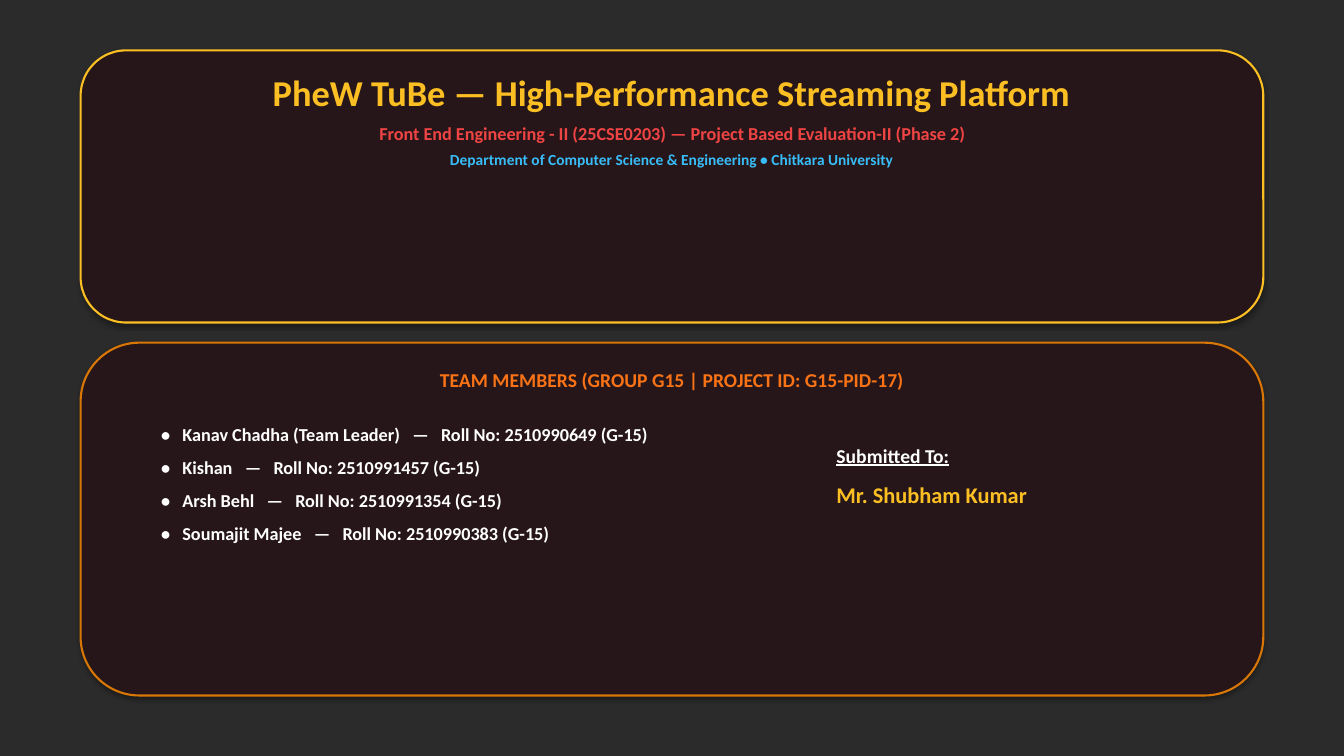
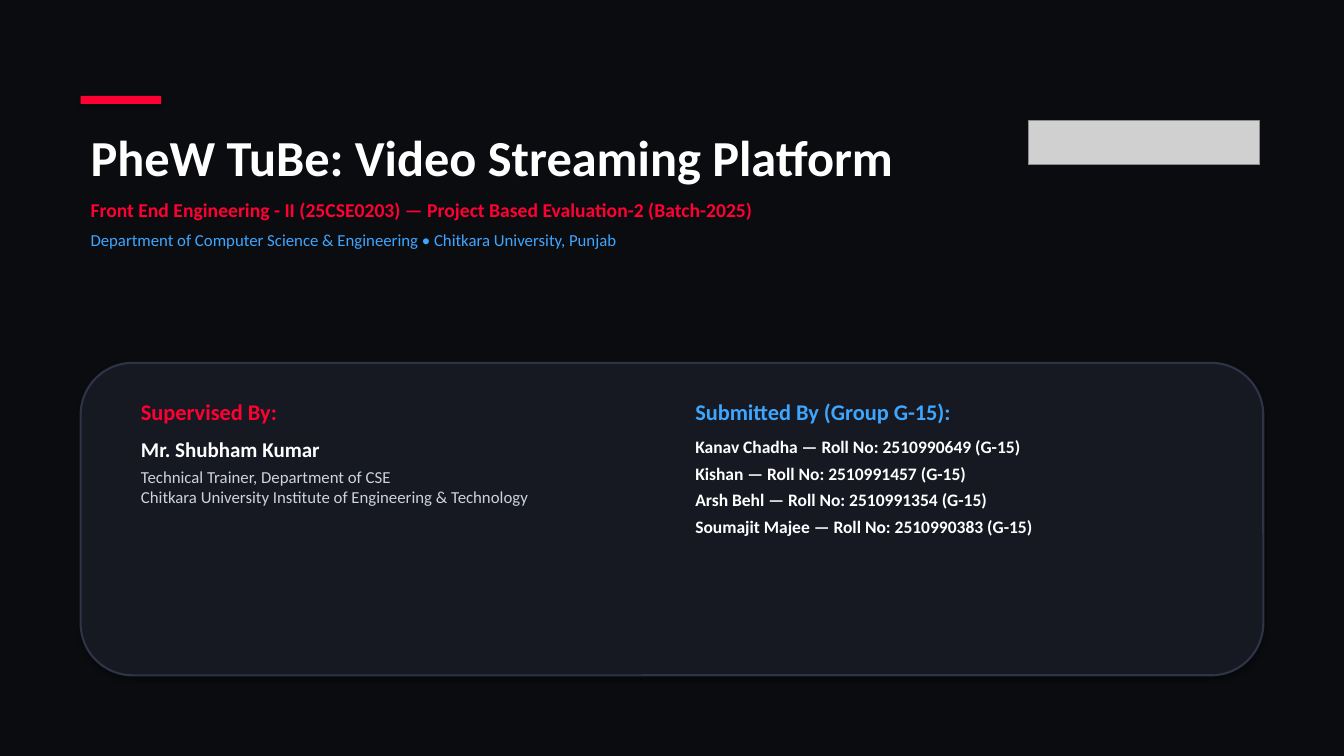
Before and after one commit to kishan-777/Front-End-Engineering_Evaluation-based-project, a slide deck: slide 1 of G15-PID-17.pptx. Drawn at 1344x756 pixels with LibreOffice and Linux fonts; fonts in the diff are those of the drawing; grey boxes stand for pictures; background and template pictures are left out; a plain dark background stands for a picture behind light text. Boxes give left, top, right and bottom in pixels: in the first picture for what was removed or moved away, otherwise in the second. Text is boxed around its words. In the diff, an @@ line names an element or a change of style, - is before the commit and + after.

Commit message:
Restore original Obsidian Pro dark PPT theme and compile master PDF with Chitkara Cover, TOC, and full PPT slides

```diff
--- a/G15-PID-17.pptx
+++ b/G15-PID-17.pptx
@@ background picture (left out) to #FFFFFF @@
@@ rectangle added at <box>0,0,1344,756</box>, fill #0B0C10 @@
@@ rounded rectangle removed at <box>81,50,1263,323</box> @@
@@ rectangle added at <box>81,96,161,104</box>, fill #FF0033 @@
@@ text at <box>91,140,893,249</box>: text changed; size 13 to 14 pt; text colour #EF4444 to #FF0033 @@
-PheW TuBe — High-Performance Streaming Platform
-Front End Engineering - II (25CSE0203) — Project Based Evaluation-II (Phase 2)
-Department of Computer Science & Engineering • Chitkara University
+PheW TuBe: Video Streaming Platform
+Front End Engineering - II (25CSE0203) — Project Based Evaluation-2 (Batch-2025)
+Department of Computer Science & Engineering • Chitkara University, Punjab
@@ picture added at <box>1028,121,1260,164</box> @@
@@ rounded rectangle: place and size @@
-rounded rectangle at <box>81,343,1263,696</box>
+rounded rectangle at <box>81,363,1263,676</box>
@@ rounded rectangle at <box>81,363,1263,676</box>: fill #261619 to #161922; outline #D97706 1.5 pt to #2E3445 1.5 pt @@
@@ text removed at <box>440,372,903,390</box> @@
-TEAM MEMBERS (GROUP G15 | PROJECT ID: G15-PID-17)
@@ text added at <box>141,404,528,506</box>, 12 pt, text #CDD2DC @@
+Supervised By:
+Mr. Shubham Kumar
+Technical Trainer, Department of CSE
+Chitkara University Institute of Engineering & Technology
@@ text at <box>695,403,1032,536</box>: text changed; size 13 to 12.5 pt @@
-• Kanav Chadha (Team Leader) — Roll No: 2510990649 (G-15)
-• Kishan — Roll No: 2510991457 (G-15)
-• Arsh Behl — Roll No: 2510991354 (G-15)
-• Soumajit Majee — Roll No: 2510990383 (G-15)
+Submitted By (Group G-15):
+Kanav Chadha — Roll No: 2510990649 (G-15)
+Kishan — Roll No: 2510991457 (G-15)
+Arsh Behl — Roll No: 2510991354 (G-15)
+Soumajit Majee — Roll No: 2510990383 (G-15)
@@ text removed at <box>836,449,1027,503</box> @@
-Submitted To:
-Mr. Shubham Kumar
```
Also in this commit, not shown: 2 other slides changed, 10 slides added, 6 slides removed, 1 other file.
